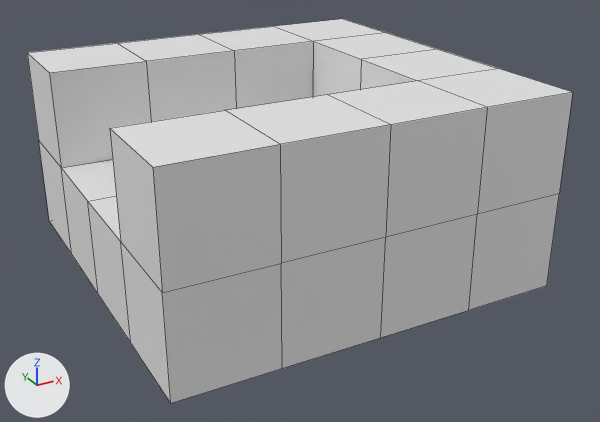
Before and after pictures for a commit that changed the FBX model Project/Assets/Models/Corridor_End.fbx.
The view is the same before and after, from a 50 mm lens placed at (-1.86, -3.63, 2.02), pointed at (0.06, -0.14, 0.28). Arrows for +X, +Y and +Z are at lower left; the lights stay in place. Mesh edges are drawn as thin lines. Where no turn or scale is listed for an object, it has been applied to the vertices.

Script lines for the objects in view, before the commit:
```python
me_cube_006 = bpy.data.meshes.new('Cube.006')
me_cube_006.from_pydata(...)  # 63 vertices, 54 faces; spans x -1.0..1.0, y -1.0..1.0, z 0.0..1.0
# before: 0 (-1.0, -1.0, 1.0) at pixel (152, 167), 1 (-1.0, 1.0, 1.0) at pixel (27, 52), 4 (-1.0, -1.0, 0.0) at pixel (170, 403), 5 (-1.0, 1.0, 0.0) at pixel (49, 221), 20 (-1.0, -0.5, 1.0) at pixel (109, 128)
# before: 22 (-1.0, 0.5, 1.0) at pixel (49, 72), 26 (-1.0, 0.5, 0.0) at pixel (71, 254), 27 (-1.0, 0.0, 0.0) at pixel (98, 294), 28 (-1.0, -0.5, 0.0) at pixel (130, 342), 36 (-1.0, 0.5, 0.5) at pixel (61, 167)
# before: 39 (-1.0, -0.5, 0.5) at pixel (120, 241), 41 (-1.0, -1.0, 0.5) at pixel (162, 292), 42 (-1.0, 1.0, 0.5) at pixel (38, 140), 51 (-1.0, 0.0, 0.5) at pixel (87, 201)
ob_end = bpy.data.objects.new('End', me_cube_006)
ob_end.location = (0.0, 0.0, 0.0)
```
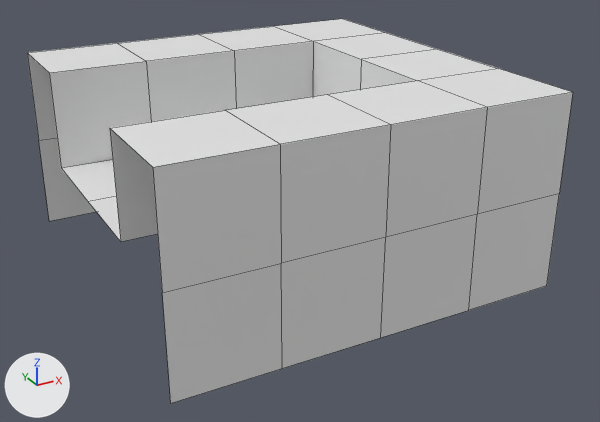
The newer file is also turned or shifted as a whole; pictures and numbers use the older file's frame.

Changed parts and their boxes (x1, y1, x2, y2) in the pictures (600 x 422 px):
part 1 of me_cube_006, deleted
    before: (27, 53, 171, 403)

What changed in the scene script:
```text
Change me_cube_006:
    where me_cube_006.from_pydata(...)  # 63 vertices, 54 faces; spans x -1.0..1.0, y -1.0..1.0, z 0.0..1.0
    used by ob_end; location = (0.0, 0.0, 0.0)
    verts and faces of me_cube_006; kept vertices keep their numbers, new ones are numbered from 63
    me_cube_006 part 1
    add delete_vertices([26, 27, 28])  # with the faces that use them
    add delete_faces([(0, 20, 39, 41), (1, 42, 36, 22)])
```
